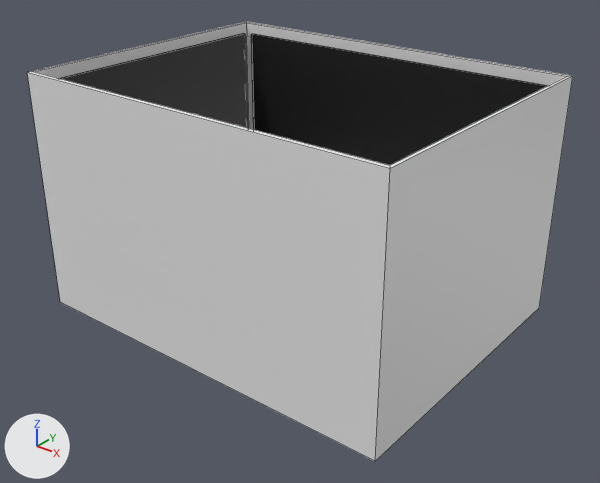
An edit to the FBX model Assets/Placeholders/PH_IntroductionRoom.fbx, drawn before and after from the same camera.
One viewpoint serves both versions: a camera (50 mm lens) standing at (4.83, -6.01, 4.49) and looking at (0.14, -0.14, 0.85). Every picture has the same lights, and +X, +Y and +Z are marked at lower left. Mesh edges are drawn as thin lines. Where no turn or scale is listed for an object, it has been applied to the vertices.

The first picture shows 'PH_IntroductionWalls', 'PH_Screen1', 'PH_Screen3'.
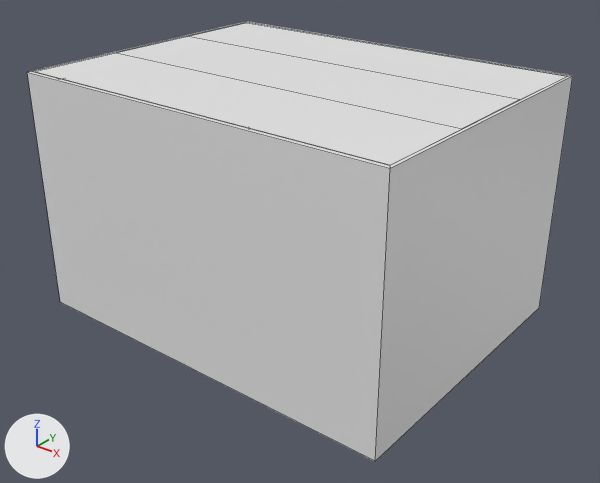
Where the change shows, as pixel boxes [x1, y1, x2, y2] in the pictures (600 x 483 px):
'PH_LivingRoof.001', added: after [34, 22, 566, 165]
'PH_Screen1', unchanged, covered by the edit: before [251, 34, 546, 165]; after [261, 91, 537, 165]
'PH_Screen3', unchanged, covered by the edit: before [59, 33, 248, 128]; after [59, 78, 247, 128]

The change, as a list of edits to the scene's bpy script:
```text
Add mat_m_livingroom_003:
    mat_m_livingroom_003 = principled_material('M_LivingRoom.003')
    mat_m_livingroom_003.base_color = (0.8, 0.8, 0.8)  # white #e7e7e7
Add me_plane_006:
    me_plane_006.from_pydata([(2.0, -1.5, 2.5), (-2.0, -1.5, 2.5), (2.0, 0.5, 2.5), (-2.0, 0.5, 2.5), (2.0, 1.5, 2.5), (-2.0, 1.5, 2.5), (-2.0, -0.5, 2.5), (2.0, -0.5, 2.5)], [], [(7, 6, 3, 2), (2, 3, 5, 4), (0, 1, 6, 7)])
    me_plane_006.materials.append(mat_m_livingroom_003)  # white #e7e7e7
Add ob_ph_livingroof_001:
    ob_ph_livingroof_001 = bpy.data.objects.new('PH_LivingRoof.001', me_plane_006)
    ob_ph_livingroof_001.location = (0.0, 0.0, 0.0)
```
